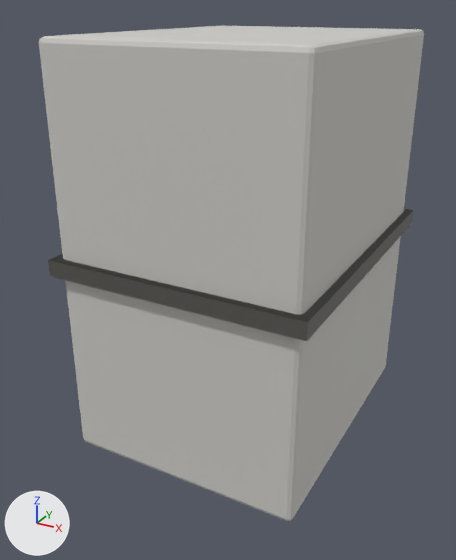
Renders of the glTF model public/models/authoring/column-struct-rect-600x750.glb from each side of a commit.
Rendered twice from a camera (50 mm lens) standing at (0.692, -1.379, 0.562) and looking at (-0.031, -0.064, -0.095). The axes (+X, +Y, +Z) are drawn at lower left. The lights are the same throughout. The picture after the commit comes second. Where no turn or scale is listed for an object, it has been applied to the vertices. Vertices at exactly the same position are counted once.

The scene before the commit, as lines of its bpy script (objects in view):
```python
me_base_009 = bpy.data.meshes.new('Base.009')
me_base_009.from_pydata(...)  # a box spanning x -0.32..0.32, y -0.395..0.395, z -0.02..0.02
me_base_009.materials.append(mat_a_concrete)  # light grey #cecdc8
me_cap_008 = bpy.data.meshes.new('Cap.008')
me_cap_008.from_pydata(...)  # a box spanning x -0.32..0.32, y -0.395..0.395, z -0.02..0.02
me_cap_008.materials.append(mat_a_concrete)  # light grey #cecdc8
me_shaft_008 = bpy.data.meshes.new('Shaft.008')
me_shaft_008.from_pydata(...)  # 56 vertices, 108 faces; spans x -0.3..0.3, y -0.375..0.375, z -0.5..0.5
me_shaft_008.materials.append(mat_a_concrete)  # light grey #cecdc8
ob_base_003 = bpy.data.objects.new('Base.003', me_base_009)
ob_base_003.location = (0.0, 0.0, 0.0)
ob_cap_003 = bpy.data.objects.new('Cap.003', me_cap_008)
ob_cap_003.location = (0.0, 0.0, 0.0)
ob_shaft_003 = bpy.data.objects.new('Shaft.003', me_shaft_008)
ob_shaft_003.location = (0.0, 0.0, 0.0)
```
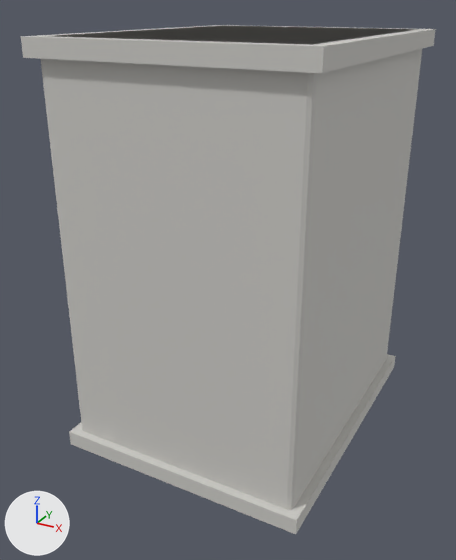
The newer file is also turned or shifted as a whole; pictures and numbers use the older file's frame.

Changed parts and their boxes (x1, y1, x2, y2) in the pictures (456 x 560 px):
'Cap.003', moved
    before: (48, 209, 413, 341)
    after: (21, 25, 436, 73)
'Base.003', moved (not visible before)
    after: (69, 354, 396, 534)

Diff of the bpy script that builds the scene:
```diff
--- a/public/models/authoring/column-struct-rect-600x750.glb.py
+++ b/public/models/authoring/column-struct-rect-600x750.glb.py
@@ me_base_009 @@
 # used by ob_base_003; location = (0.0, 0.0, 0.0)
-me_base_009.from_pydata(...)  # 8 vertices, 12 faces; spans x -0.32..0.32, y -0.395..0.395, z -0.02..0.02
+me_base_009.from_pydata(...)  # 8 vertices, 12 faces; spans x -0.32..0.32, y -0.395..0.395, z -0.5..-0.46
+# me_base_009 part 1: the whole mesh is moved by (0.0, 0.0, -0.48)
 me_base_009.materials.append(mat_a_concrete)
@@ me_cap_008 @@
 # used by ob_cap_003; location = (0.0, 0.0, 0.0)
-me_cap_008.from_pydata(...)  # 8 vertices, 12 faces; spans x -0.32..0.32, y -0.395..0.395, z -0.02..0.02
+me_cap_008.from_pydata(...)  # 8 vertices, 12 faces; spans x -0.32..0.32, y -0.395..0.395, z 0.46..0.5
+# me_cap_008 part 2: the whole mesh is moved by (0.0, 0.0, 0.48)
 me_cap_008.materials.append(mat_a_concrete)
```
